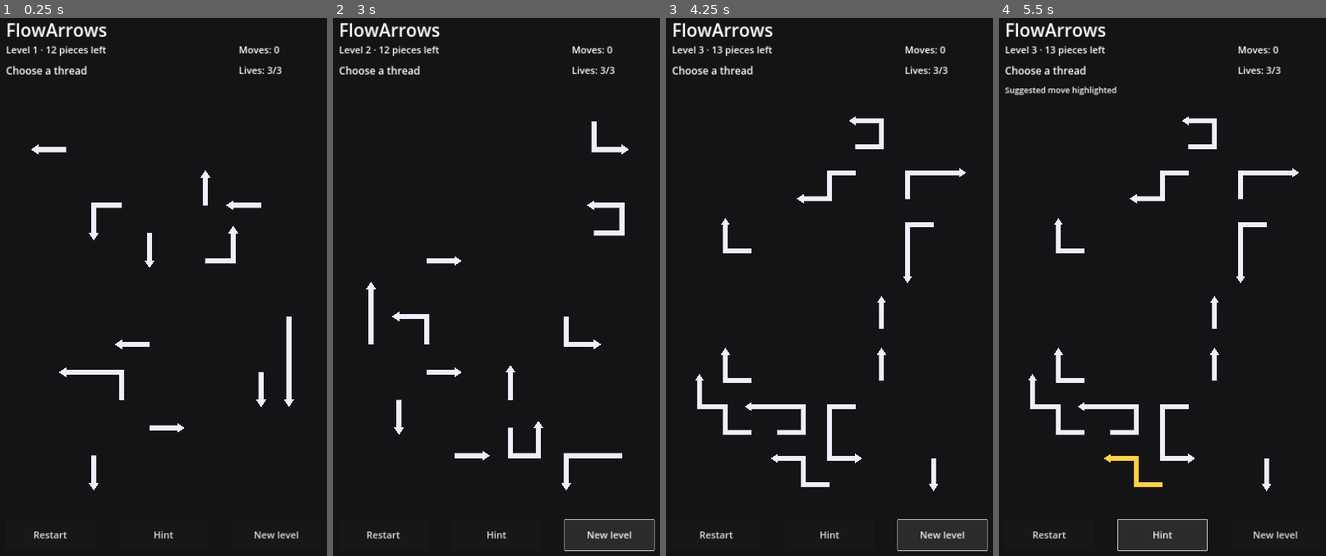
Above: before the commit, frames 1-4 (left to right).
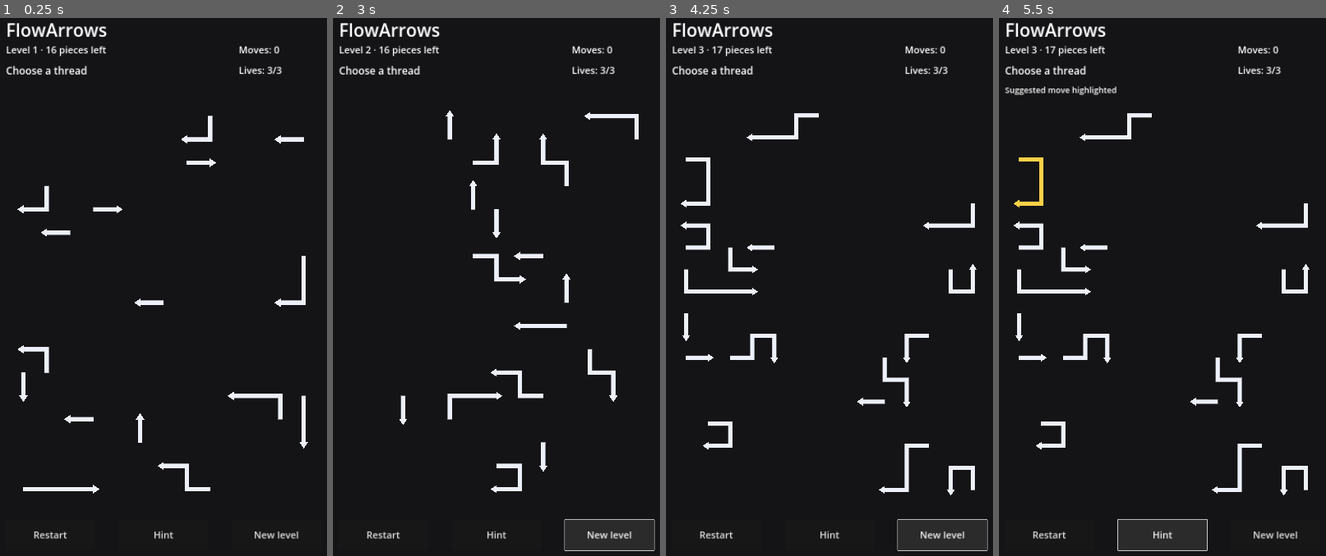
Above: after the commit, the same moments.

Repository: AiRigaLabs01/FlowArrows
Game: Godot game, scene res://src/game/main.tscn
Same seed, same stepped clock (60 frames per second), same inputs: the game is played once before the commit and once after it.
Inputs:
- Up to frame 1 (0.25 s): no input
- Up to frame 2 (3 s): click "Restart" at 0.5 s; click "Restart" at 1.25 s; click "Restart" at 2 s; click "New level" at 2.75 s
- Up to frame 3 (4.25 s): click "New level" at 3.5 s
- Up to frame 4 (5.5 s): click "Hint" at 4.25 s; click "Hint" at 5 s

The runs differ from the first frame. In frame 1, 3.7% of the frame differs, in the area x 5-95%, y 5-89%; in frame 2, 4.4%; in frame 3, 5.4%, in the area x 4-95%, y 5-89%; in frame 4, 5.4%.

Commit message:
Increase board density for finer levels

Diff:
--- a/src/game/main.gd
+++ b/src/game/main.gd
@@ -5,12 +5,12 @@
 const FlowGenerator = preload("res://src/core/generator.gd")
 const PieceView = preload("res://src/game/piece_view.gd")
 
-const MAX_CELL_SIZE := 88.0
-const MIN_CELL_SIZE := 46.0
-const BOARD_AREA_POSITION := Vector2(55, 335)
-const BOARD_AREA_SIZE := Vector2(970, 1140)
-const START_PIECES := 12
-const MAX_PIECES := 18
+const MAX_CELL_SIZE := 72.0
+const MIN_CELL_SIZE := 38.0
+const BOARD_AREA_POSITION := Vector2(45, 325)
+const BOARD_AREA_SIZE := Vector2(990, 1160)
+const START_PIECES := 16
+const MAX_PIECES := 24
 const MAX_LIVES := 3
 
 var board
@@ -112,16 +112,16 @@
 
 func _board_size_for_level(level: int) -> Vector2i:
 	if level <= 2:
-		return Vector2i(10, 14)
+		return Vector2i(13, 17)
 	if level <= 4:
-		return Vector2i(11, 15)
+		return Vector2i(14, 18)
 	if level <= 7:
-		return Vector2i(12, 16)
+		return Vector2i(15, 19)
 	if level <= 11:
-		return Vector2i(13, 17)
+		return Vector2i(16, 20)
 	if level <= 16:
-		return Vector2i(14, 18)
-	return Vector2i(15, 19)
+		return Vector2i(17, 21)
+	return Vector2i(18, 22)
 
 func _update_board_layout() -> void:
 	var by_width: float = BOARD_AREA_SIZE.x / float(board.width)
